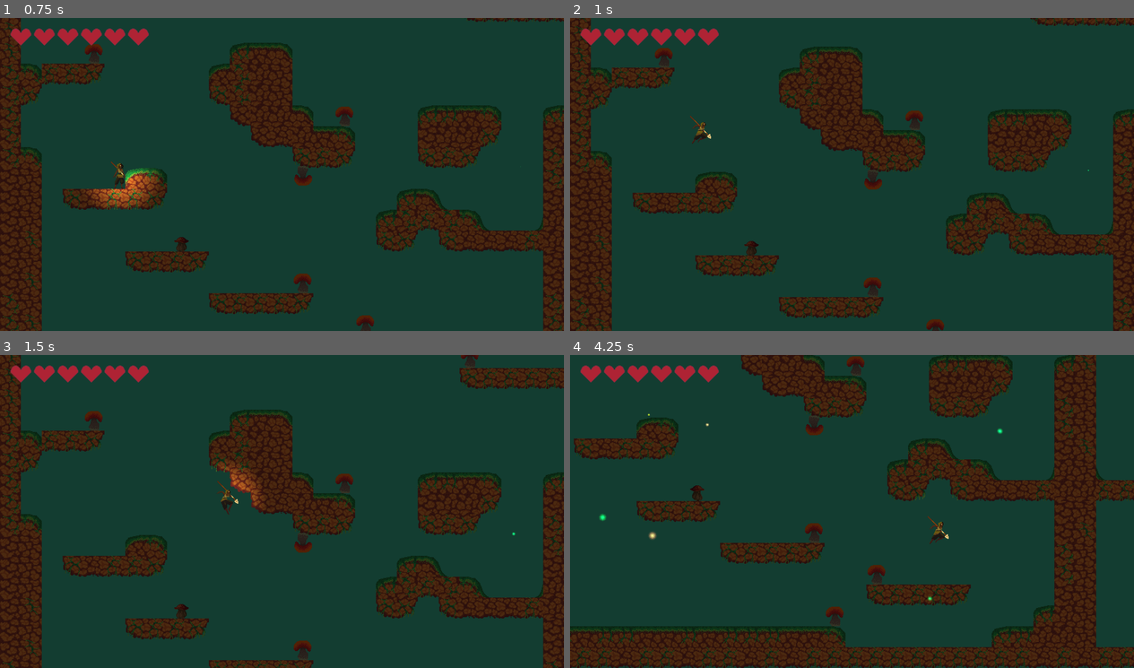
Above: before the commit, frames 1-4 (two rows, left to right).
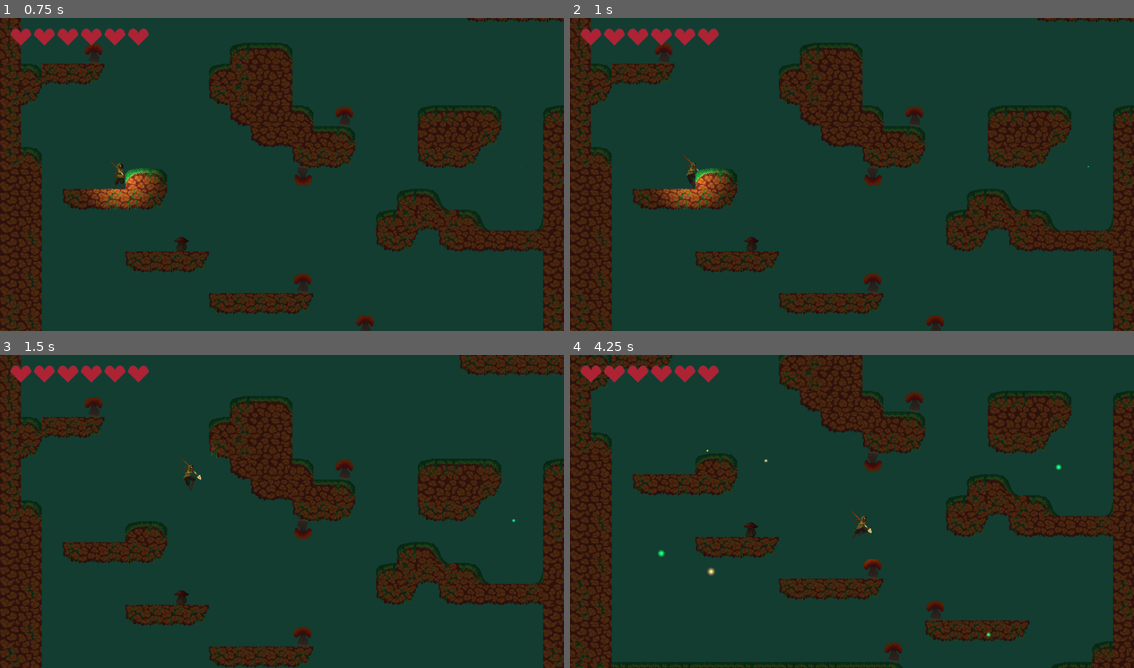
Above: after the commit, the same moments.

Repository: lemilonkh/GameOff23
Game: Godot game, scene res://scenes/main.tscn
The game is run twice, just before and just after one commit, with the same random seed, the same clock (stepped at 60 frames per second) and the same inputs.
Inputs:
- Up to frame 1 (0.75 s): hold Right (move_right) from 0.53 s (still down); hold J (glide) from 0.53 s (still down)
- Up to frame 2 (1 s): keep holding Right (move_right); keep holding J (glide); tap Space (jump) at 0.77, 0.8 s
- Up to frame 3 (1.5 s): keep holding Right (move_right); tap Space (jump) at 1.07, 1.35 s; release J (glide) at 1.28 s
- Up to frame 4 (4.25 s): tap Space (jump) at 1.52, 1.82, 2.3, 3.02, 3.32, 3.77, 3.8, 4.07 s; tap J (glide) at 1.55, 2.85 s; release Right (move_right) at 2.03 s; hold Left (move_left) 2.03-2.78 s; hold K (attack) 2.03-2.78 s; hold Right (move_right) from 2.78 s (still down); hold Shift from 3.53 s (still down)

Frame 1 is identical in both runs. In frame 2, 12% of the frame differs, in the area x 0-100%, y 0-100%; in frame 3, 20%; in frame 4, 47%.

Commit message:
Try to put glide on space again

Diff:
--- a/scenes/player.tscn
+++ b/scenes/player.tscn
@@ -17,6 +17,7 @@
 [ext_resource type="Script" path="res://scripts/hurtbox.gd" id="11_oftqw"]
 [ext_resource type="Script" path="res://addons/godot_state_charts/transition.gd" id="12_1ugos"]
 [ext_resource type="PackedScene" uid="uid://bcwkugn6v3oy7" path="res://addons/godot_state_charts/utilities/state_chart_debugger.tscn" id="15_1q7el"]
+[ext_resource type="Script" path="res://addons/godot_state_charts/expression_guard.gd" id="18_yaync"]
 
 [sub_resource type="AtlasTexture" id="AtlasTexture_klrp4"]
 atlas = ExtResource("2_j472s")
@@ -446,6 +447,14 @@
 "RESET": SubResource("Animation_7rodt")
 }
 
+[sub_resource type="Resource" id="Resource_b1mem"]
+script = ExtResource("18_yaync")
+expression = "jump_held"
+
+[sub_resource type="Resource" id="Resource_e5b6b"]
+script = ExtResource("18_yaync")
+expression = "!jump_held"
+
 [node name="Player" type="CharacterBody2D" groups=["Player"]]
 collision_layer = 2
 script = ExtResource("1_t485f")
@@ -613,10 +622,10 @@
 to = NodePath("../../Fall/NoJump")
 event = &"falling"
 
-[node name="OnGlide" type="Node" parent="StateChart/Root/Movement/Airborne/Jump"]
+[node name="OnJump" type="Node" parent="StateChart/Root/Movement/Airborne/Jump"]
 script = ExtResource("12_1ugos")
 to = NodePath("../../Glide")
-event = &"glide"
+event = &"jump"
 
 [node name="Fall" type="Node" parent="StateChart/Root/Movement/Airborne"]
 script = ExtResource("2_qoktu")
@@ -656,18 +665,25 @@
 to = NodePath("../../../Jump")
 event = &"grounded"
 
+[node name="OnExpirationJumpHeld" type="Node" parent="StateChart/Root/Movement/Airborne/Fall/JumpBuffer"]
+script = ExtResource("12_1ugos")
+to = NodePath("../../../Glide")
+guard = SubResource("Resource_b1mem")
+delay_seconds = 0.2
+
 [node name="OnExpiration" type="Node" parent="StateChart/Root/Movement/Airborne/Fall/JumpBuffer"]
 script = ExtResource("12_1ugos")
 to = NodePath("../../NoJump")
+guard = SubResource("Resource_e5b6b")
 delay_seconds = 0.2
 
 [node name="Glide" type="Node" parent="StateChart/Root/Movement/Airborne"]
 script = ExtResource("3_q6skx")
 
-[node name="OnGlide" type="Node" parent="StateChart/Root/Movement/Airborne/Glide"]
+[node name="OnJumpReleased" type="Node" parent="StateChart/Root/Movement/Airborne/Glide"]
 script = ExtResource("12_1ugos")
 to = NodePath("../../Fall")
-event = &"glide"
+event = &"jump_released"
 
 [node name="Attack" type="Node" parent="StateChart/Root/Movement"]
 script = ExtResource("3_q6skx")
--- a/scripts/player.gd
+++ b/scripts/player.gd
@@ -35,7 +35,7 @@
 var gravity: int = ProjectSettings.get_setting("physics/2d/default_gravity")
 
 @onready var sprite: AnimatedSprite2D = $AnimatedSprite2D
-@onready var state_chart: Node = $StateChart
+@onready var state_chart: StateChart = $StateChart
 @onready var health_container: HBoxContainer = %HealthContainer
 @onready var heart: TextureRect = %HealthContainer/TextureRect
 @onready var state_chart_debugger: MarginContainer = $CanvasLayer/StateChartDebugger
@@ -71,6 +71,7 @@
 		var new_heart := heart.duplicate()
 		health_container.add_child(new_heart)
 	state_chart_debugger.enabled = false
+	state_chart.set_expression_property("jump_held", false)
 
 func _update_health() -> void:
 	for i in range(max_health):
@@ -126,10 +127,12 @@
 func _input(event: InputEvent) -> void:
 	if event.is_action_pressed("attack"):
 		state_chart.send_event("attack")
-	elif event.is_action_pressed("glide"):
-		state_chart.send_event("glide")
 	elif event.is_action_pressed("jump"):
 		state_chart.send_event("jump")
+		state_chart.set_expression_property("jump_held", true)
+	elif event.is_action_released("jump"):
+		state_chart.send_event("jump_released")
+		state_chart.set_expression_property("jump_held", false)
 	elif event.is_action_pressed("debug"):
 		state_chart_debugger.enabled = not state_chart_debugger.enabled
 
Not shown: 1 places in scenes/player.tscn that only renumber resources
